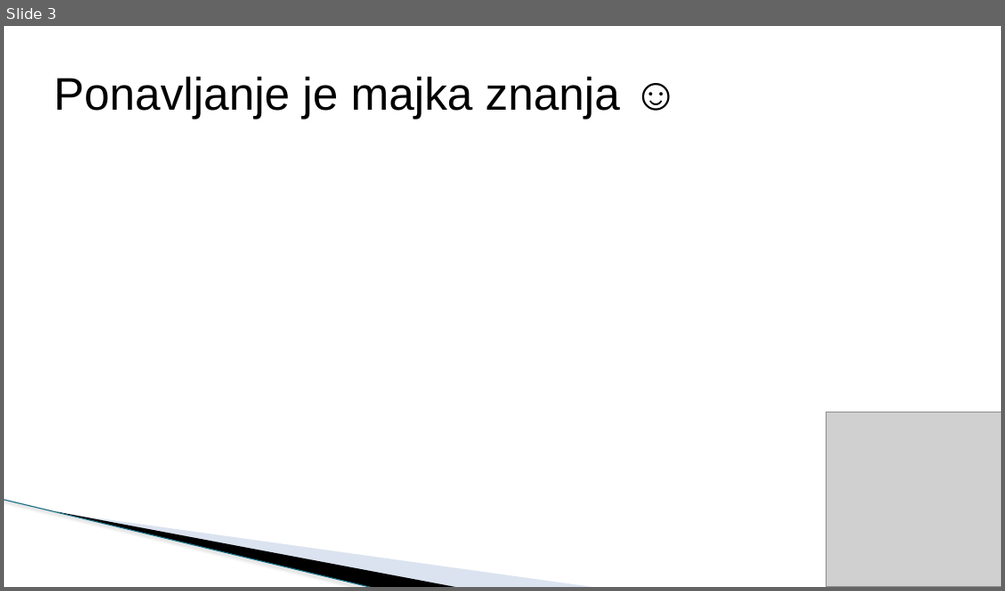
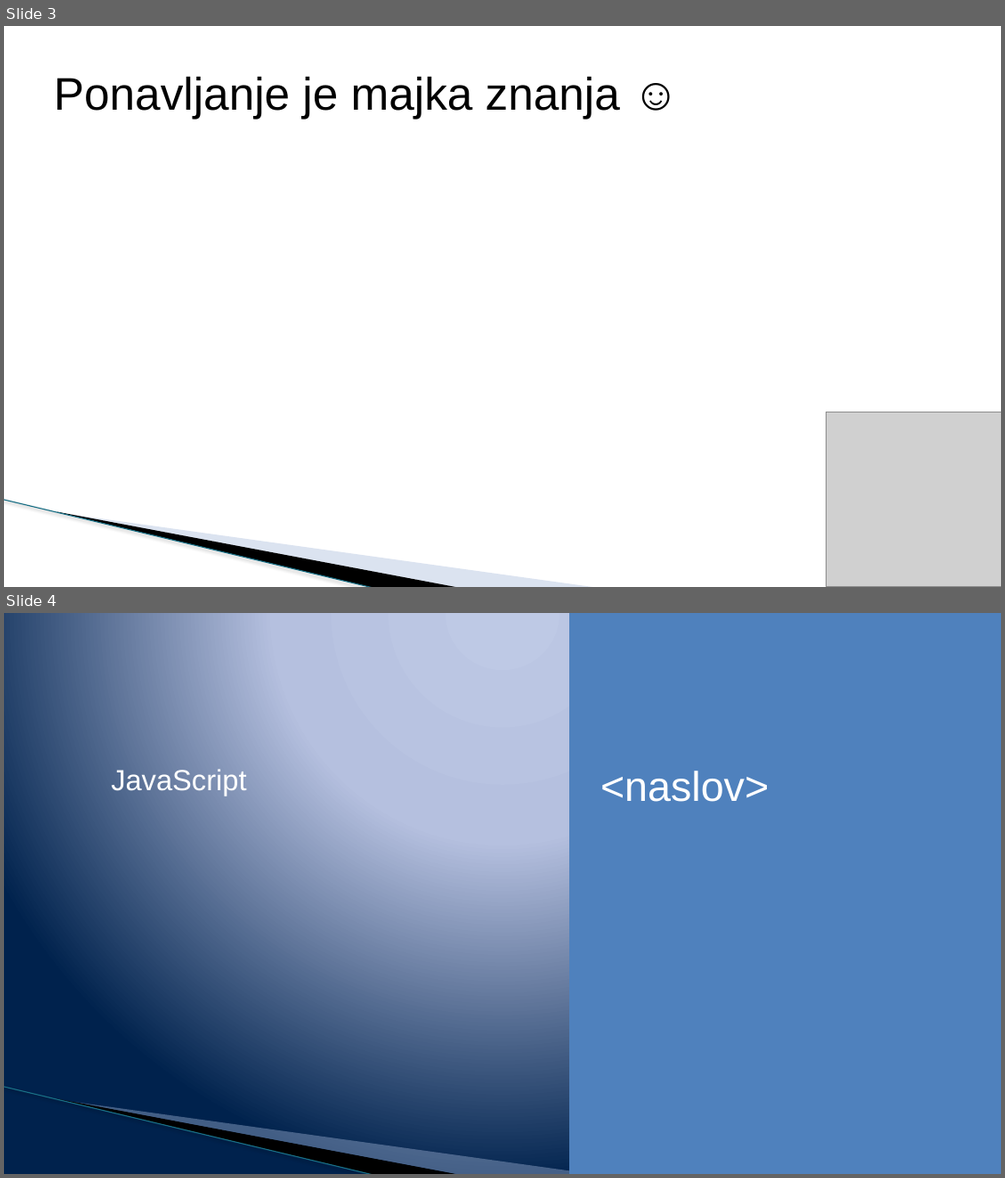
Before and after one commit to todalexcode/kurs-front-end, a slide deck: sesija-34/PPT/Front-End Developer-34.pptx. Shown one above the other, each under a label of ours: slide 3 before the commit, slides 3 and 4 after it. The pictures are 1005x591 and 1005x1178 pixels, drawn with LibreOffice and Linux fonts; fonts in the diff are those of the drawing; grey boxes stand for pictures; background and template pictures are left out. Boxes give left, top, right and bottom in pixels: in the first picture for what was removed or moved away, otherwise in the second. Text is boxed around its words. In the diff, an @@ line names an element or a change of style, - is before the commit and + after.

```diff
--- a/sesija-34/PPT/Front-End Developer-34.pptx
+++ b/sesija-34/PPT/Front-End Developer-34.pptx
@@ slide 4 added at box(4, 613, 1001, 1174), background gradient #BFC9E5 to #B5C0E0 to #00234D; not listed: 3 template elements that a slide beside it also shows @@
@@ rectangle added at box(569, 613, 1001, 1174), fill #4F81BD @@
@@ text added at box(111, 767, 246, 795), 28 pt, text #FFFFFF @@
+JavaScript
@@ text added at box(600, 771, 769, 802), 40 pt, text #FFFFFF @@
+<naslov>
```
Also in this commit, not shown: 2 slides changed, 1 slide removed, 4 other files.
